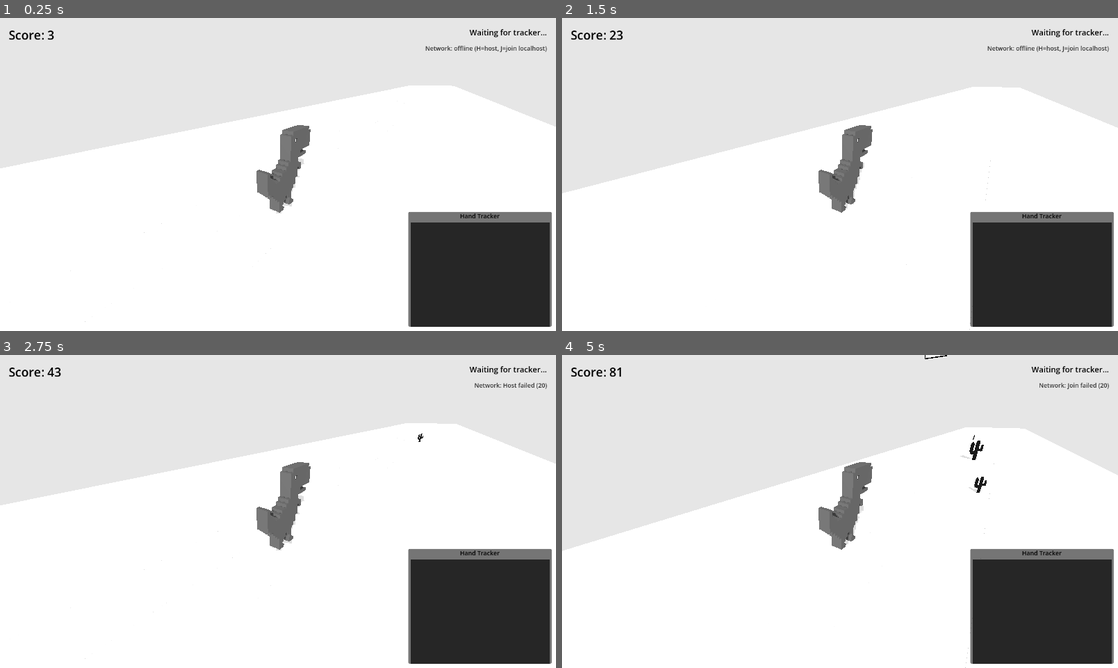
Above: before the commit, frames 1-4 (two rows, left to right).
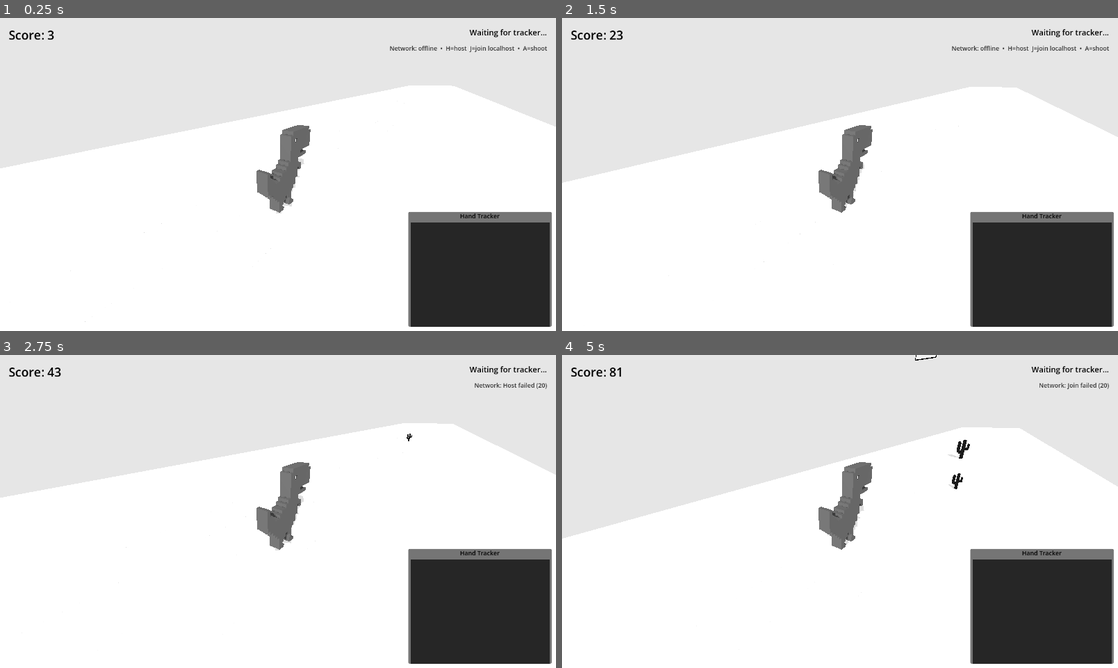
Above: after the commit, the same moments.

Repository: javibavi/dino-nuggets
Game: Godot game, scene res://main.tscn
The game is run twice, just before and just after one commit, with the same random seed, the same clock (stepped at 60 frames per second) and the same inputs.
Inputs:
- Up to frame 1 (0.25 s): no input
- Up to frame 2 (1.5 s): hold Right (move_right) 0.53-1.28 s; tap A (shoot, bound only after the commit) at 0.6 s; tap Space (jump) at 0.77 s; tap F (shoot, bound only before the commit) at 0.8, 1.35 s; hold Left (move_left) from 1.28 s (still down)
- Up to frame 3 (2.75 s): tap Space (jump) at 1.52 s; tap A (shoot, bound only after the commit) at 1.55 s; tap Enter at 2 s; release Left (move_left) at 2.03 s; hold Right (move_right) from 2.03 s (still down); tap H (net_host) at 2.1 s; tap F (shoot, bound only before the commit) at 2.3 s
- Up to frame 4 (5 s): tap J (net_join) at 2.85 s; tap Space (jump) at 3.02, 3.77, 4.52 s; tap A (shoot, bound only after the commit) at 3.05, 3.6, 4.55 s; release Right (move_right) at 3.53 s; hold Left (move_left) from 3.53 s (still down); tap F (shoot, bound only before the commit) at 3.8, 4.35 s

The runs differ from the first frame. In frame 1, 0.3% of the frame differs, in the area x 70-99%, y 8-11%; in frame 2, 1.9%; in frame 3, 1.4%; in frame 4, 2.2%, in the area x 0-100%, y 0-100%.

Commit message:
Rebind shoot to A; add multiplayer launcher script
- Shoot is now the A key (was F). A is removed from move_left so the
  left arrow remains the only "move left" binding.
- run_multiplayer.sh launches a host and a client side-by-side
  (positions 50,80 and 980,80) so the demo is one command.
- Network label updated to surface the new control scheme.

Co-Authored-By: Claude Opus 4.6 <noreply@anthropic.com>

Diff:
--- a/game/main.gd
+++ b/game/main.gd
@@ -32,7 +32,7 @@
 	input_receiver.gesture_received.connect(_on_gesture_received)
 	network.incoming_attack.connect(_on_incoming_attack)
 	network.status_changed.connect(_on_network_status)
-	network_label.text = "Network: offline (H=host, J=join localhost)"
+	network_label.text = "Network: offline  •  H=host  J=join localhost  •  A=shoot"
 	gesture_label.text = "Waiting for tracker..."
 	ground_1.position.z = 0.0
 	ground_2.position.z = -GROUND_LENGTH
--- a/game/project.godot
+++ b/game/project.godot
@@ -28,7 +28,6 @@
 move_left={
 "deadzone": 0.5,
 "events": [Object(InputEventKey,"resource_local_to_scene":false,"resource_name":"","device":-1,"window_id":0,"alt_press …(195 unchanged characters)…
-, Object(InputEventKey,"resource_local_to_scene":false,"resource_name":"","device":-1,"window_id":0,"alt_pressed":false,"shift_pressed":false,"ctrl_pressed":false,"meta_pressed":false,"pressed":false,"keycode":0,"physical_keycode":65,"key_label":0,"unicode":97,"location":0,"echo":false,"script":null)
 ]
 }
 move_right={
@@ -50,7 +49,7 @@
 }
 shoot={
 "deadzone": 0.5,
-"events": [Object(InputEventKey,"resource_local_to_scene":fa …(140 unchanged characters)… d":false,"keycode":0,"physical_keycode":70,"key_label":0,"unicode":102,"location":0,"echo":false,"script":null)
+"events": [Object(InputEventKey,"resource_local_to_scene":fa …(140 unchanged characters)… d":false,"keycode":0,"physical_keycode":65,"key_label":0,"unicode":97,"location":0,"echo":false,"script":null)
 ]
 }
 net_host={
Not shown, added: run_multiplayer.sh
